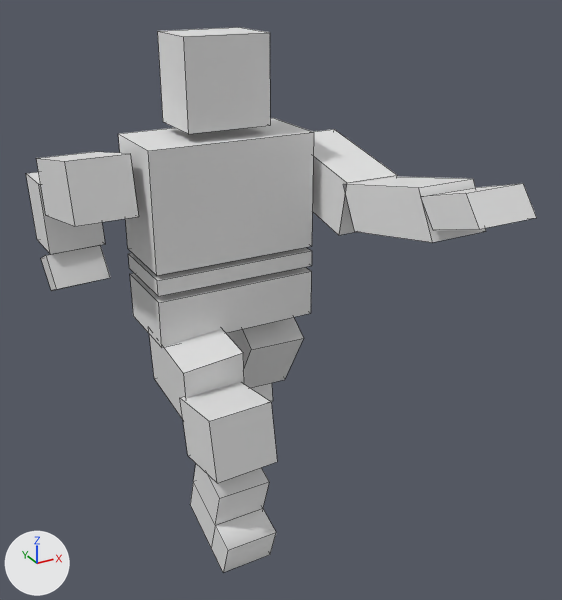
The OBJ model Assets/Models/POne/POne6.obj, before and after one commit.
Camera for both pictures: a 50 mm camera at (-3.68, -8.08, 7.13) aimed at (0.46, -0.57, 3.37). Lighting does not change. The marker at lower left points along +X, +Y and +Z. Mesh edges are drawn as thin lines. Where no turn or scale is listed for an object, it has been applied to the vertices.

Before the edit, the objects in view are built like this:
```python
me_pone6 = bpy.data.meshes.new('POne6')
me_pone6.from_pydata(...)  # 142 vertices, 109 faces; spans x -1.84..1.82, y -3.11..2.52, z 0.47..6.39
ob_pone6 = bpy.data.objects.new('POne6', me_pone6)
ob_pone6.location = (0.0, 0.0, 0.0)
```
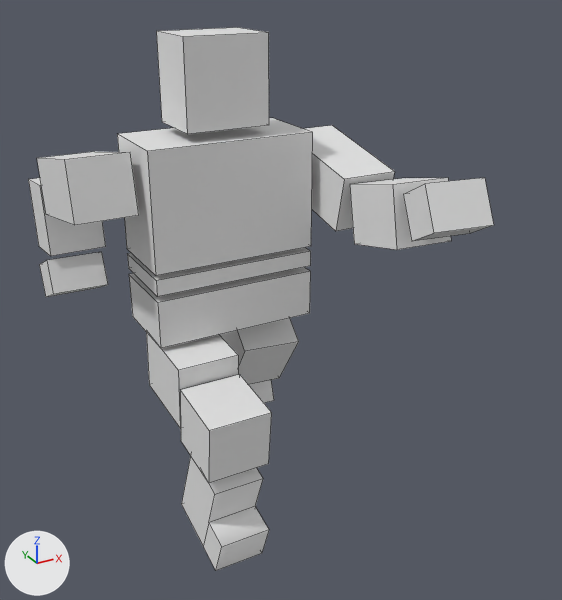
Boxes (x1, y1, x2, y2) around the edits, measured in the pictures (562 x 600 px; the box of a moved part takes in the faces that stretch with it):
'POne6', reshaped (9% narrower): before (26, 27, 537, 573); after (28, 27, 494, 571)
part 1 of me_pone6, moved or reshaped: before (130, 267, 311, 348); after (129, 267, 311, 348)
part 2 of me_pone6, moved or reshaped: before (158, 27, 270, 134); after (156, 27, 269, 134)
part 3 of me_pone6, moved or reshaped: before (251, 383, 273, 402); after (248, 380, 274, 403)
part 4 of me_pone6, moved or reshaped: before (149, 329, 244, 419); after (146, 332, 238, 428)
part 5 of me_pone6, moved or reshaped: before (128, 247, 312, 296); after (127, 248, 311, 297)
part 6 of me_pone6, moved or reshaped: before (312, 129, 397, 235); after (304, 125, 395, 231)
part 7 of me_pone6, moved or reshaped: before (226, 317, 304, 388); after (219, 318, 299, 384)
part 8 of me_pone6, moved or reshaped: before (118, 118, 314, 275); after (117, 118, 313, 276)
part 9 of me_pone6, rebuilt: before (190, 464, 276, 573); after (181, 456, 269, 571)
part 10 of me_pone6, rebuilt (8% taller): before (180, 382, 277, 483); after (180, 374, 272, 483)
part 11 of me_pone6, rebuilt: before (41, 245, 110, 291); after (39, 252, 108, 297)
part 12 of me_pone6, rebuilt (29% narrower, 9% taller): before (343, 176, 486, 242); after (350, 178, 451, 250)
part 13 of me_pone6, rebuilt: before (26, 172, 105, 254); after (28, 178, 106, 256)
part 14 of me_pone6, moved or reshaped: before (421, 183, 537, 230); after (403, 178, 494, 241)
part 15 of me_pone6, moved or reshaped: before (36, 152, 139, 226); after (37, 151, 139, 225)

The change, as a diff of the scene's bpy script:
```diff
--- a/Assets/Models/POne/POne6.obj.py
+++ b/Assets/Models/POne/POne6.obj.py
@@ me_pone6 @@
 # used by ob_pone6; location = (0.0, 0.0, 0.0)
-me_pone6.from_pydata(...)  # 142 vertices, 109 faces; spans x -1.84..1.82, y -3.11..2.52, z 0.47..6.39
+me_pone6.from_pydata(...)  # 142 vertices, 109 faces; spans x -1.87..1.86, y -2.58..2.52, z 0.42..6.39
+# me_pone6 part 1: the loose piece of 8 vertices spanning x -0.99..1.02, y -0.33..0.67, z 2.98..3.56 is moved by (-0.01, 0.0, 0.0)
+# me_pone6 part 2: the loose piece of 8 vertices spanning x -0.49..0.51, y -0.21..0.55, z 5.39..6.39 is moved by (-0.01, 0.0, 0.0)
+# me_pone6 part 3: the loose piece of 8 vertices spanning x 0.18..1.03, y 0.54..1.54, z 0.98..2.08 is multiplied about its middle by the matrix ((0.993, 0.014, -0.116), (-0.016, 1.0, -0.013), (0.115, 0.015, 0.993)), then moved by (-0.02, -0.03, 0.0)
+# me_pone6 part 4: the loose piece of 8 vertices spanning x -0.98..-0.15, y -0.89..0.26, z 2.12..3.12 is multiplied about its middle by the matrix ((0.997, 0.008, 0.082), (-0.015, 0.997, 0.077), (-0.082, -0.078, 0.994)), then moved by (-0.03, 0.08, -0.09)
+# me_pone6 part 5: the loose piece of 8 vertices spanning x -0.99..1.02, y -0.33..0.67, z 3.63..3.83 is moved by (-0.01, 0.0, 0.0)
+# me_pone6 part 6: the loose piece of 8 vertices spanning x 1.12..1.82, y -0.91..0.61, z 4.15..5.1 is moved by (-0.02, 0.04, 0.04)
+# me_pone6 part 7: the loose piece of 8 vertices spanning x 0.21..1.01, y -0.27..0.99, z 1.72..3.03 is multiplied about its middle by the matrix ((0.999, 0.053, 0.013), (-0.052, 0.996, -0.07), (-0.017, 0.07, 0.997)), then moved by (-0.03, 0.05, 0.0)
+# me_pone6 part 8: the loose piece of 8 vertices spanning x -0.99..1.02, y -0.33..0.67, z 3.89..5.29 is moved by (-0.01, 0.0, 0.0)
+# me_pone6 part 9: the loose piece of 16 vertices spanning x -0.87..-0.24, y -1.73..-0.63, z 0.57..1.84 is rebuilt with 14 vertices and now spans x -0.96..-0.27, y -1.66..-0.54, z 0.56..1.84
+# me_pone6 part 10: the loose piece of 8 vertices spanning x -0.97..-0.19, y -1.68..-0.76, z 1.81..2.67 is rebuilt with 8 vertices and now spans x -0.97..-0.22, y -1.59..-0.71, z 1.83..2.65
+# me_pone6 part 11: the loose piece of 8 vertices spanning x -1.84..-1.08, y 1.16..1.81, z 3.15..3.75 is rebuilt with 8 vertices and now spans x -1.87..-1.15, y 1.1..1.75, z 3.08..3.69
+# me_pone6 part 12: the loose piece of 8 vertices spanning x 1.12..1.82, y -2.45..-0.84, z 4.29..5.06 is rebuilt with 8 vertices and now spans x 1.09..1.85, y -1.97..-0.92, z 4.12..5.0
+# me_pone6 part 13: the loose piece of 8 vertices spanning x -1.83..-1.09, y 1.29..2.03, z 3.75..4.64 is rebuilt with 8 vertices and now spans x -1.81..-1.1, y 1.24..2.01, z 3.67..4.62
+# me_pone6 part 14: 8 vertices removed from x 1.08..1.78, y -3.11..-2.27, z 4.72..5.19; 8 vertices added at x 1.09..1.86, y -2.58..-1.89, z 4.48..5.12
+# me_pone6 part 15: 7 vertices removed from x -1.81..-1.11, y -0.2..1.32, z 4.29..5.22; 7 vertices added at x -1.81..-1.1, y -0.2..1.32, z 4.3..5.24
```
